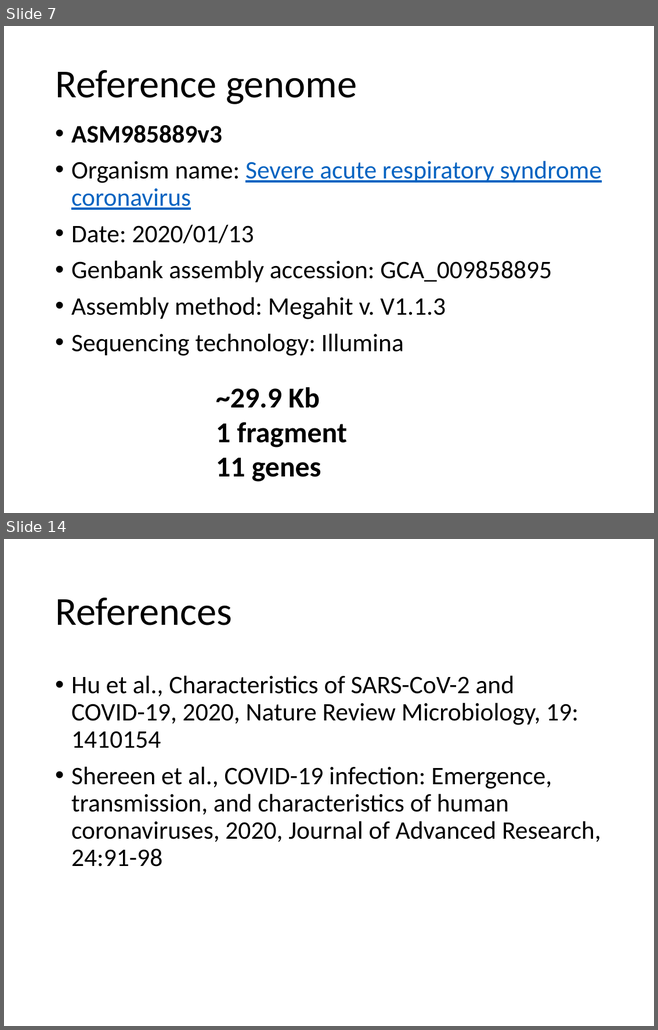
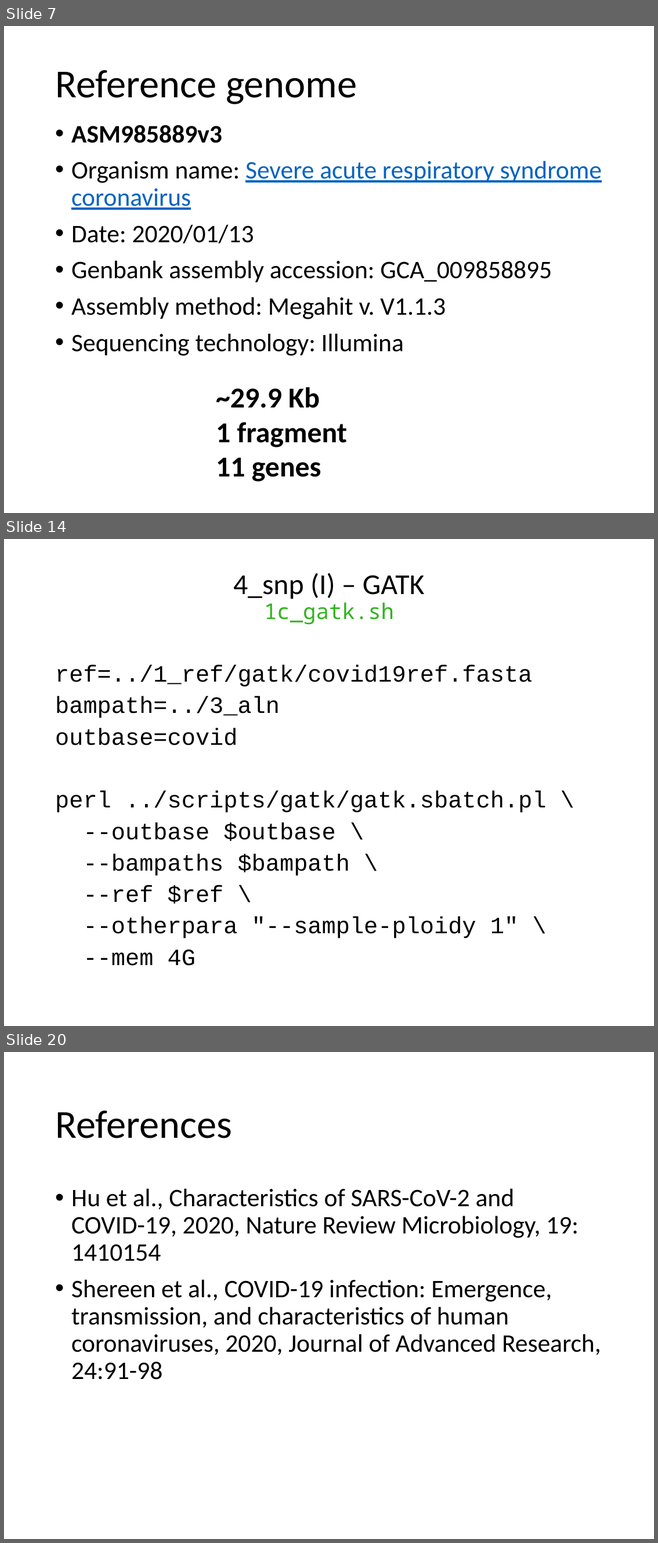
Before and after one commit to liu3zhenlab/teaching, a slide deck: PLPTH813Bioinformatis/2023/lectures/lecture14_BeocatProject.pptx. Shown one above the other, each under a label of ours: slides 7 and 14 before the commit, slides 7, 14 and 20 after it; the slides between them are not shown. The pictures are 658x1030 and 658x1543 pixels, drawn with LibreOffice and Linux fonts; fonts in the diff are those of the drawing. Boxes give left, top, right and bottom in pixels: in the first picture for what was removed or moved away, otherwise in the second. Text is boxed around its words. In the diff, an @@ line names an element or a change of style, - is before the commit and + after.

```diff
--- a/PLPTH813Bioinformatis/2023/lectures/lecture14_BeocatProject.pptx
+++ b/PLPTH813Bioinformatis/2023/lectures/lecture14_BeocatProject.pptx
@@ slide 14 added at box(4, 539, 654, 1026), background #FFFFFF @@
@@ title added at box(233, 573, 424, 624), 32 pt, text #000000 @@
+4_snp (I) – GATK
+1c_gatk.sh
@@ text added at box(55, 665, 546, 966), 25.9 pt, text #000000 @@
+ref=../1_ref/gatk/covid19ref.fasta
+bampath=../3_aln
+outbase=covid
+perl ../scripts/gatk/gatk.sbatch.pl \
+--outbase $outbase \
+--bampaths $bampath \
+--ref $ref \
+--otherpara "--sample-ploidy 1" \
+--mem 4G
@@ what was slide 14 is now slide 20 @@
```
Also in this commit, not shown: 3 slides changed, 10 other slides added, 5 slides removed, 2 other files.
